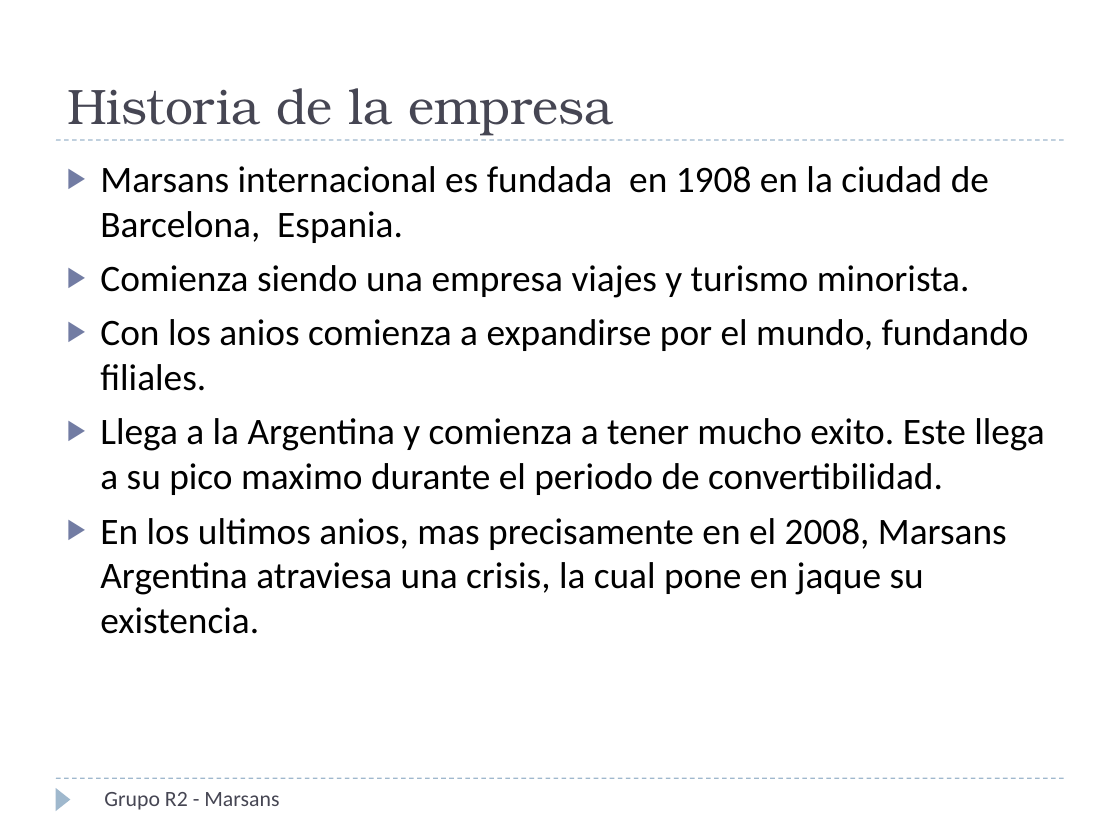
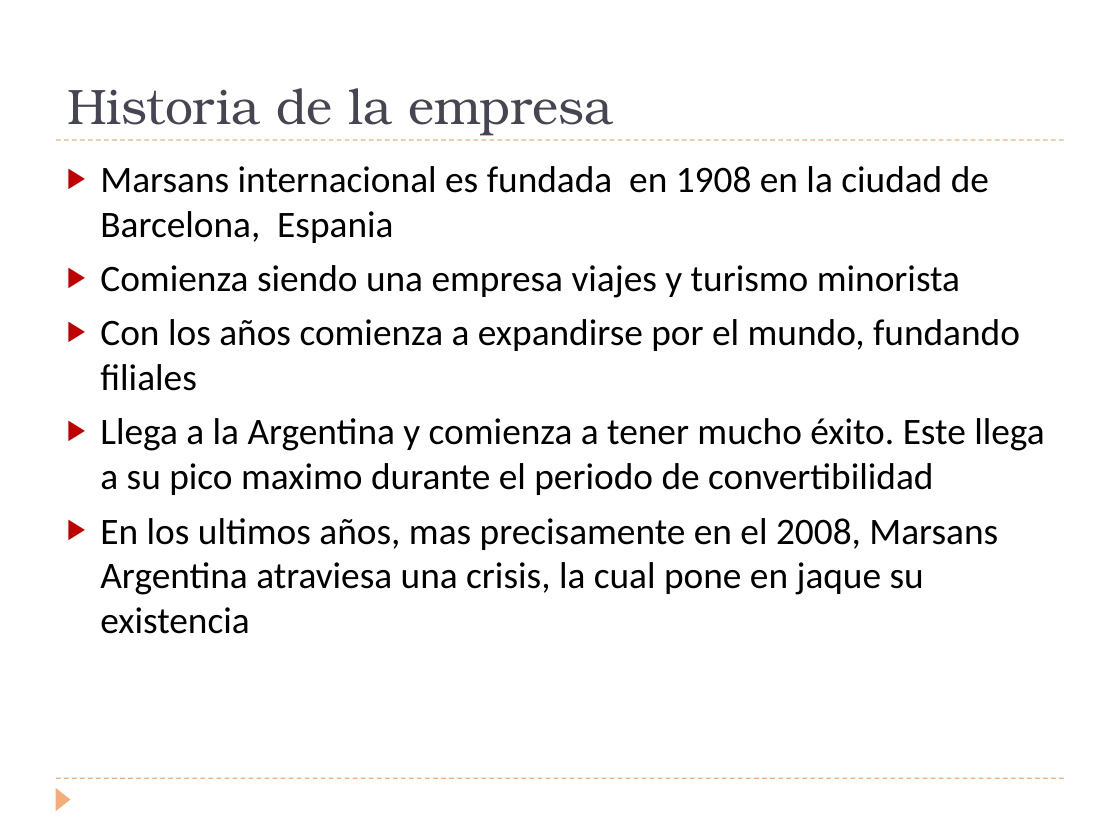
Before and after one commit to invernizzie/fiuba-grupoestrucorga, a slide deck: slide 2 of Trabajo Practico/Presentacion/Presentación1.ppt. Drawn at 1120x840 pixels with LibreOffice and Linux fonts; fonts in the diff are those of the drawing. Boxes give left, top, right and bottom in pixels: in the first picture for what was removed or moved away, otherwise in the second. Text is boxed around its words. In the diff, an @@ line names an element or a change of style, - is before the commit and + after.

```diff
--- a/Trabajo Practico/Presentacion/Presentación1.ppt
+++ b/Trabajo Practico/Presentacion/Presentación1.ppt
@@ line (56, 140) - (1064, 140): stroke #9FB8CD 0.74 pt dashed to #F2AD7A 0.74 pt dashed @@
@@ text at (100, 166, 1044, 634): text changed @@
-▶ Marsans internacional es fundada en 1908 en la ciudad de Barcelona, Espania.
-▶ Comienza siendo una empresa viajes y turismo minorista.
-▶ Con los anios comienza a expandirse por el mundo, fundando filiales.
-▶ Llega a la Argentina y comienza a tener mucho exito. Este llega a su pico maximo durante el periodo de convertibilidad.
-▶ En los ultimos anios, mas precisamente en el 2008, Marsans Argentina atraviesa una crisis, la cual pone en jaque su existencia.
+▶ Marsans internacional es fundada en 1908 en la ciudad de Barcelona, Espania
+▶ Comienza siendo una empresa viajes y turismo minorista
+▶ Con los años comienza a expandirse por el mundo, fundando filiales
+▶ Llega a la Argentina y comienza a tener mucho éxito. Este llega a su pico maximo durante el periodo de convertibilidad
+▶ En los ultimos años, mas precisamente en el 2008, Marsans Argentina atraviesa una crisis, la cual pone en jaque su existencia
@@ line (56, 778) - (1064, 778): stroke #9FB8CD 0.74 pt dashed to #F2AD7A 0.74 pt dashed @@
@@ triangle at (56, 787, 71, 811): fill #9FB8CD to #F2AD7A @@
@@ text removed at (104, 792, 279, 810) @@
-Grupo R2 - Marsans
```
Also in this commit, not shown: 4 other slides changed, 6 slides added, 8 slides removed, 3 other files.
